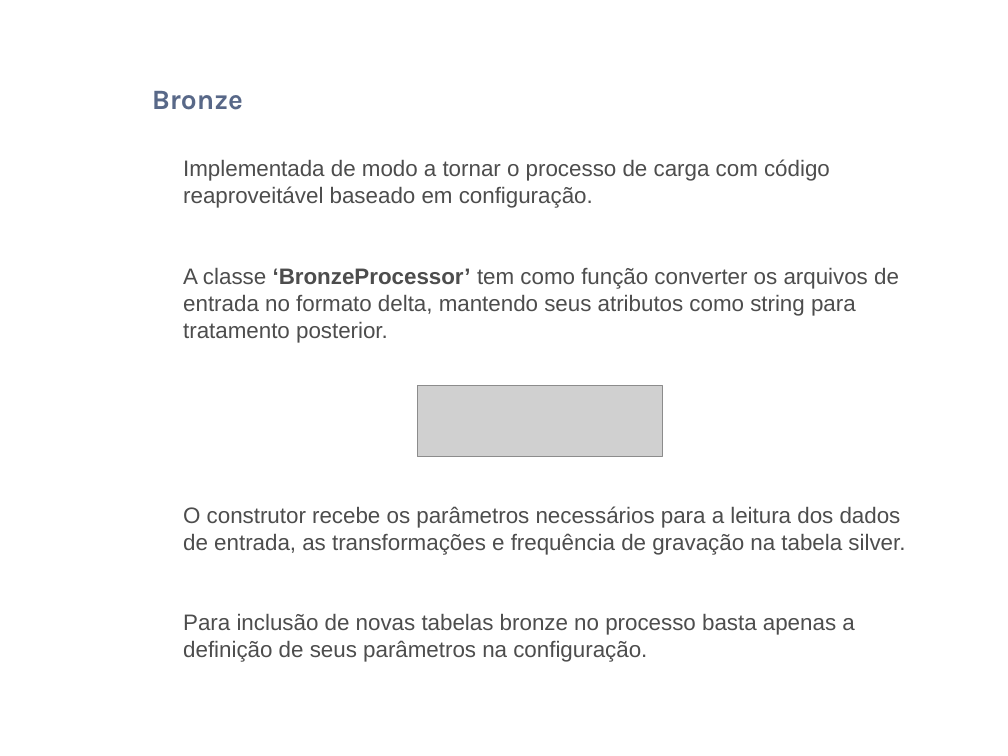
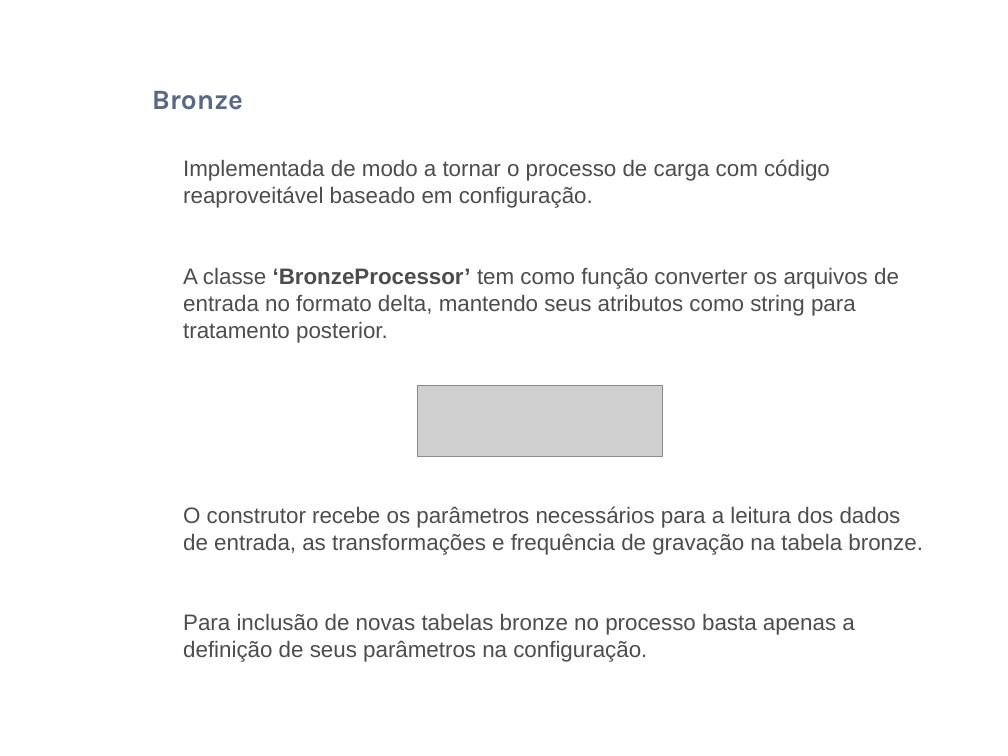
Before and after one commit to renatomachadosoares/rms-data-master, a slide deck: slide 31 of apresentacao_case.pptx. Drawn at 1008x756 pixels with LibreOffice and Linux fonts; fonts in the diff are those of the drawing; grey boxes stand for pictures; background and template pictures are left out. Boxes give left, top, right and bottom in pixels: in the first picture for what was removed or moved away, otherwise in the second. Text is boxed around its words. In the diff, an @@ line names an element or a change of style, - is before the commit and + after.

```diff
--- a/apresentacao_case.pptx
+++ b/apresentacao_case.pptx
@@ text at bbox=[183, 506, 923, 555]: text changed @@
-O construtor recebe os parâmetros necessários para a leitura dos dados de entrada, as transformações e frequência de gravação na tabela silver.
+O construtor recebe os parâmetros necessários para a leitura dos dados de entrada, as transformações e frequência de gravação na tabela bronze.
```
Also in this commit, not shown: 2 slides added, 2 other files.
